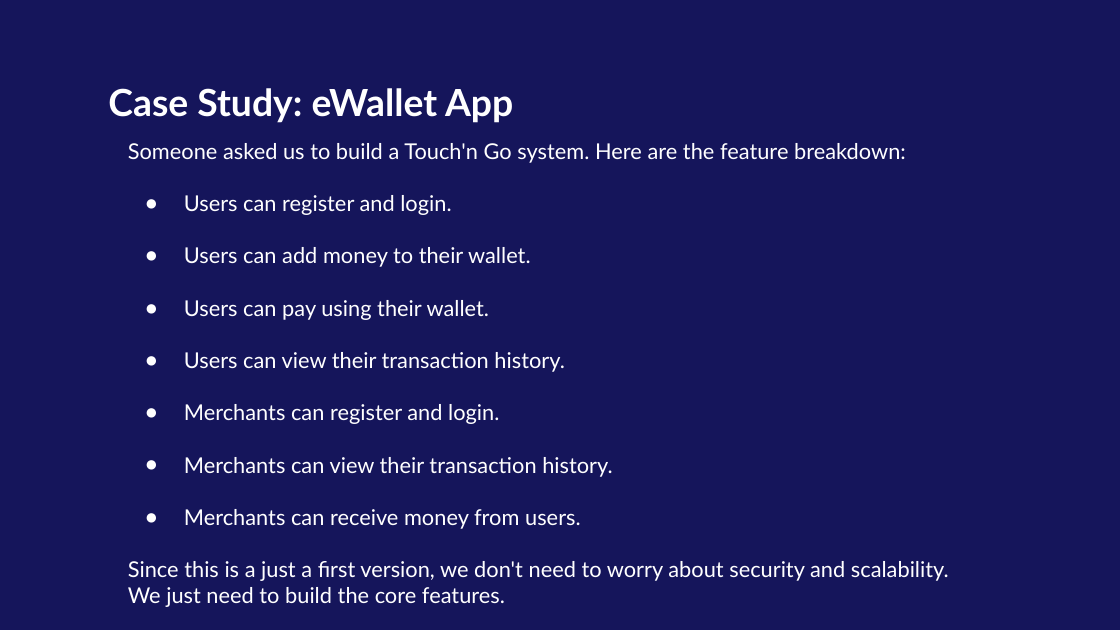
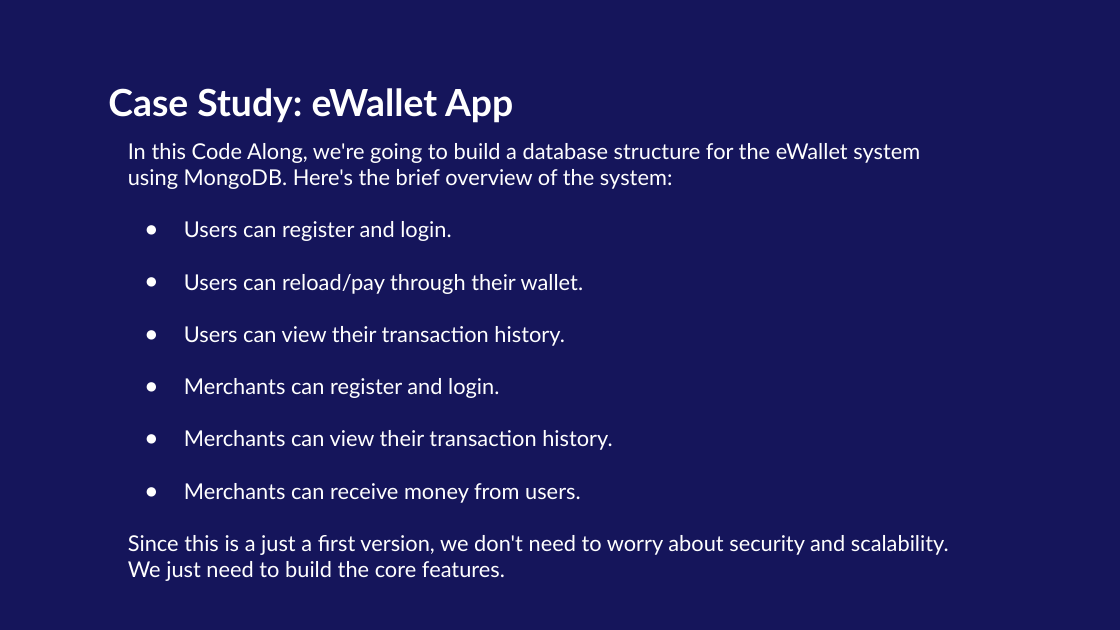
Before and after one commit to kaiz16/onsite-backend-development, a slide deck: slide 19 of Week-1/Day-3/Backend - Day 3 - Introduction to Databases (NoSQL).pptx (slide 17 before the commit). Drawn at 1120x630 pixels with LibreOffice and Linux fonts; fonts in the diff are those of the drawing; background and template pictures are left out. Boxes give left, top, right and bottom in pixels: in the first picture for what was removed or moved away, otherwise in the second. Text is boxed around its words. In the diff, an @@ line names an element or a change of style, - is before the commit and + after.

```diff
--- a/Week-1/Day-3/Backend - Day 3 - Introduction to Databases (NoSQL).pptx
+++ b/Week-1/Day-3/Backend - Day 3 - Introduction to Databases (NoSQL).pptx
@@ title at box(128, 143, 920, 189): text changed @@
-Someone asked us to build a Touch'n Go system. Here are the feature breakdown:
+In this Code Along, we're going to build a database structure for the eWallet system using MongoDB. Here's the brief overview of the system:
@@ title at box(184, 274, 584, 294): text changed @@
-● Users can add money to their wallet.
-● Users can pay using their wallet.
+● Users can reload/pay through their wallet.
```
Also in this commit, not shown: 2 other slides changed, 2 slides added, 3 other files.
